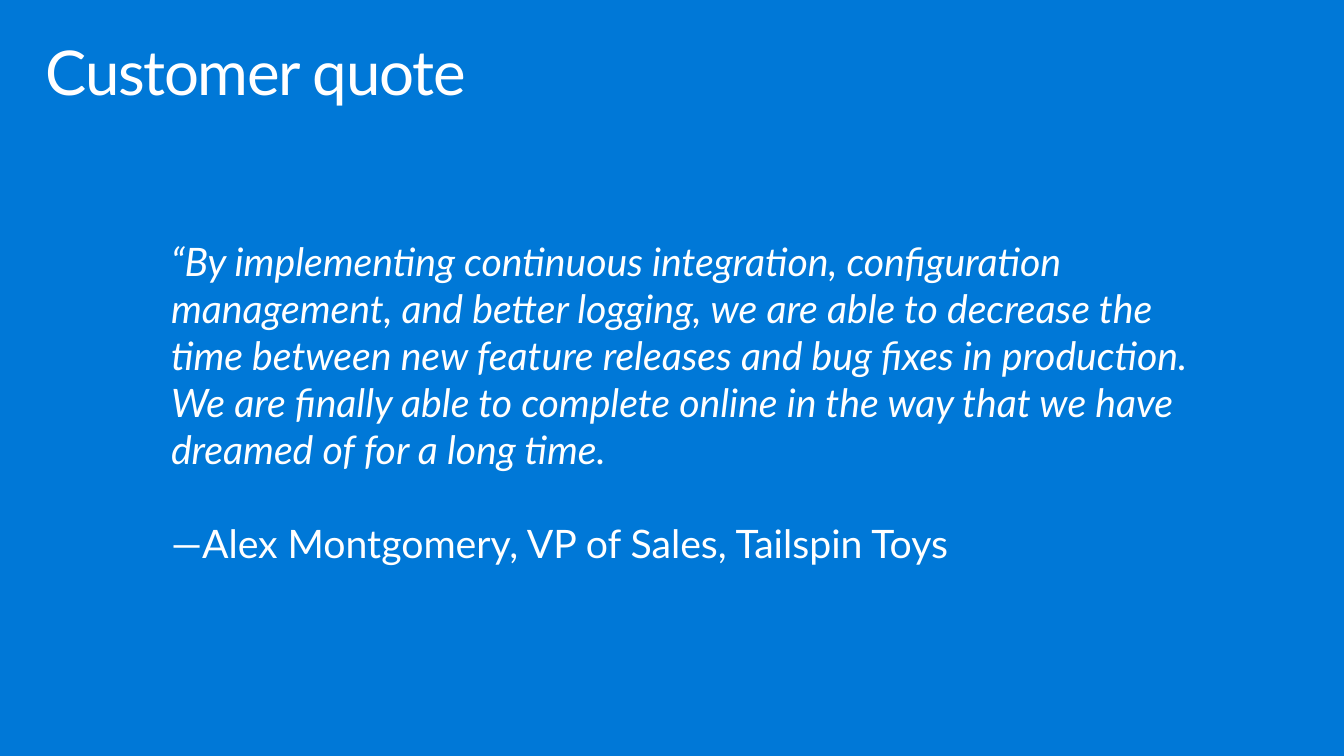
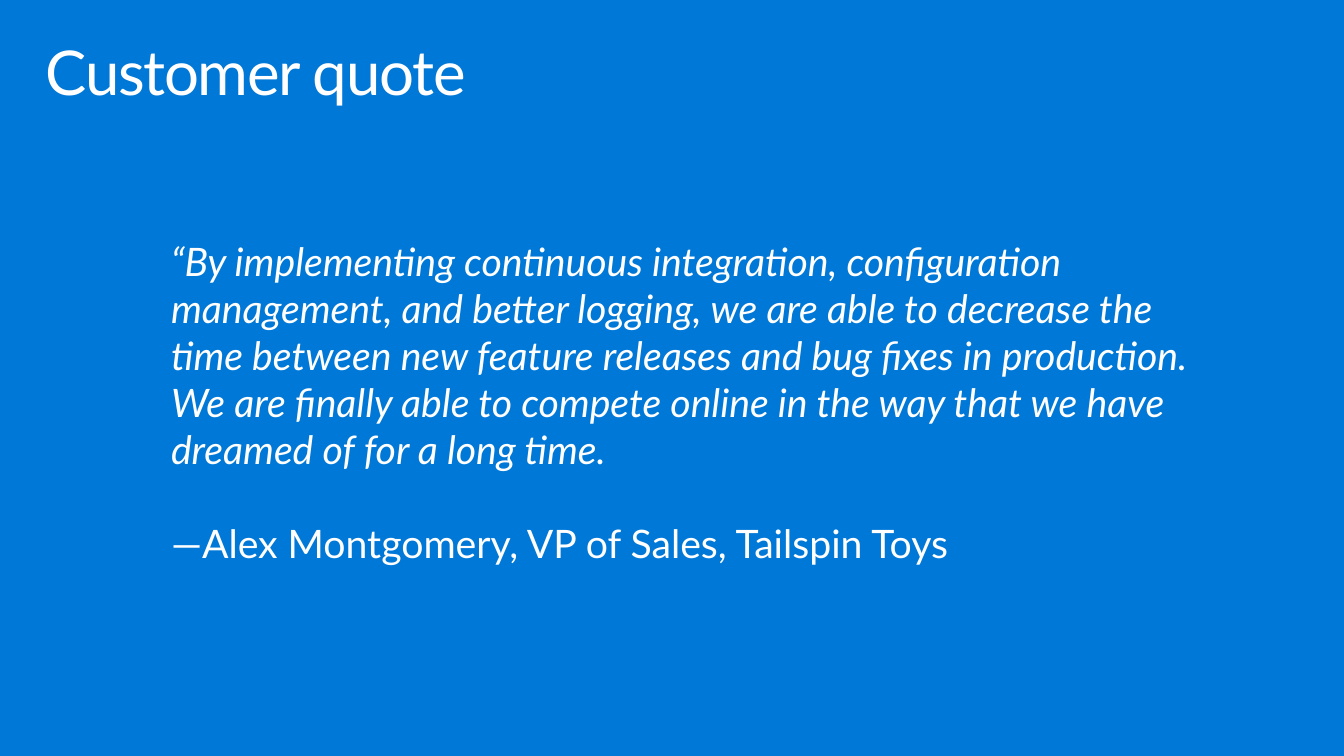
Before and after one commit to yashmadan123/MCW-Continuous-delivery-in-Azure-DevOps, a slide deck: slide 31 of Whiteboard design session/WDS trainer presentation - Continuous delivery in VSTS and Azure.pptx. Drawn at 1344x756 pixels with LibreOffice and Linux fonts; fonts in the diff are those of the drawing. Boxes give left, top, right and bottom in pixels: in the first picture for what was removed or moved away, otherwise in the second. Text is boxed around its words. In the diff, an @@ line names an element or a change of style, - is before the commit and + after.

```diff
--- a/Whiteboard design session/WDS trainer presentation - Continuous delivery in VSTS and Azure.pptx
+++ b/Whiteboard design session/WDS trainer presentation - Continuous delivery in VSTS and Azure.pptx
@@ text at (x1=171, y1=246, x2=1188, y2=471): text changed @@
-“By implementing continuous integration, configuration management, and better logging, we are able to decrease the time between new feature releases and bug fixes in production. We are finally able to complete online in the way that we have dreamed of for a long time.
+“By implementing continuous integration, configuration management, and better logging, we are able to decrease the time between new feature releases and bug fixes in production. We are finally able to compete online in the way that we have dreamed of for a long time.
```
Also in this commit, not shown: 3 other slides changed, 1 slide added, 1 slide removed, 2 other files.
